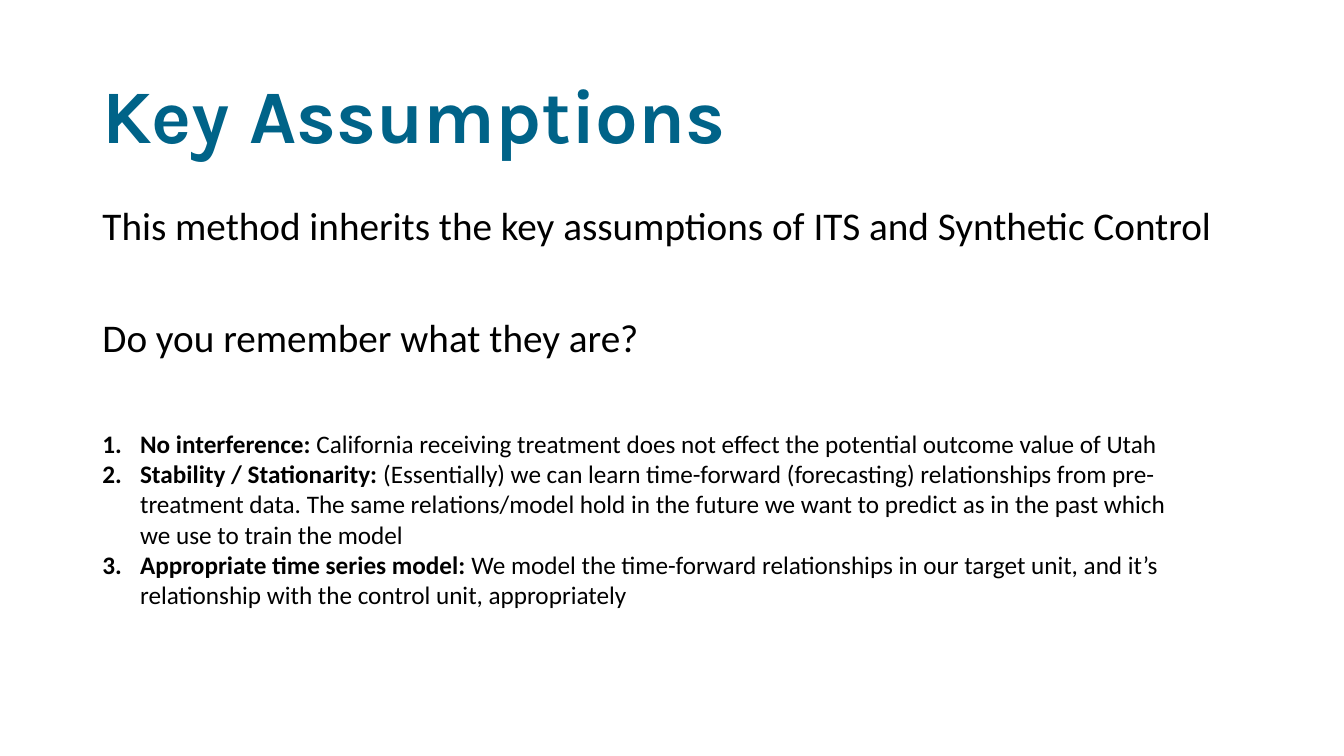
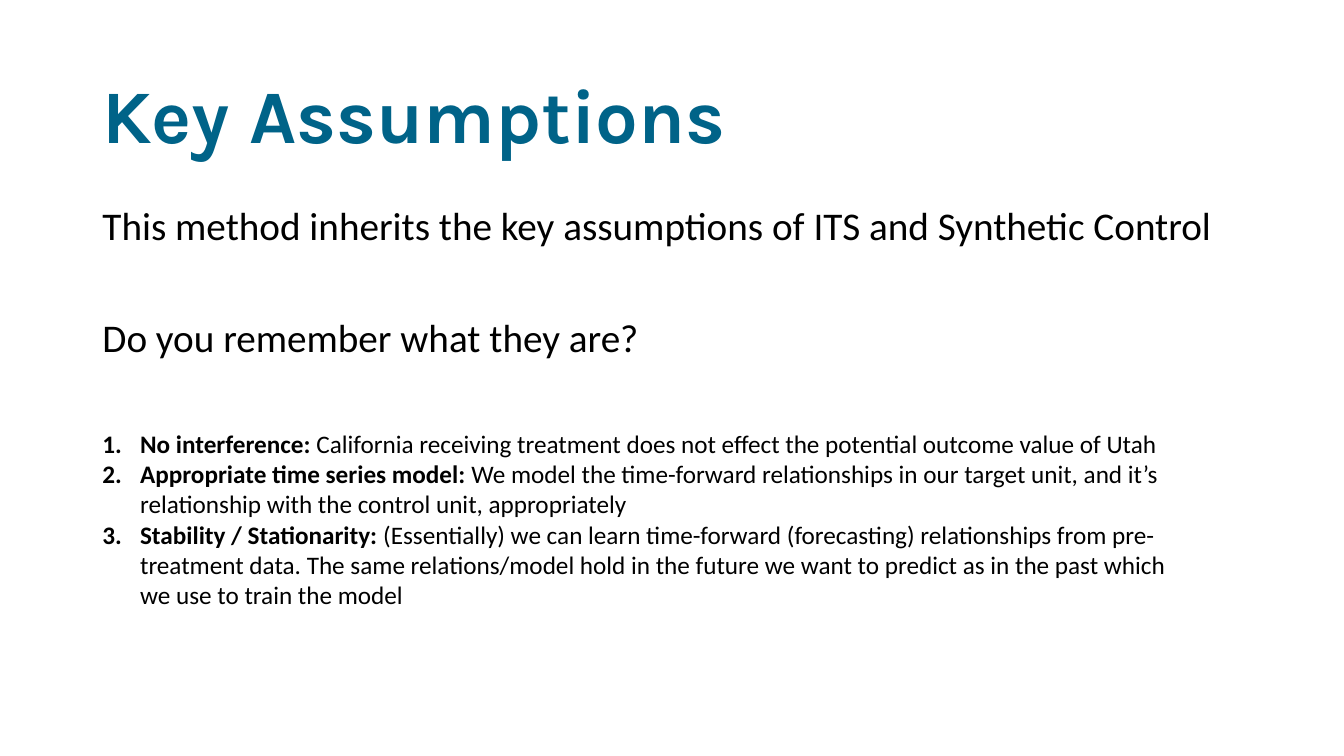
Before and after one commit to sodascience/workshop_causal_impact_assessment, a slide deck: slide 16 of lectures/04_causal_impact/causal_impact.pptx. Drawn at 1344x756 pixels with LibreOffice and Linux fonts; fonts in the diff are those of the drawing. Boxes give left, top, right and bottom in pixels: in the first picture for what was removed or moved away, otherwise in the second. Text is boxed around its words. In the diff, an @@ line names an element or a change of style, - is before the commit and + after.

```diff
--- a/lectures/04_causal_impact/causal_impact.pptx
+++ b/lectures/04_causal_impact/causal_impact.pptx
@@ text at [140,465,1158,517]: paragraph added @@
+2. Appropriate time series model: We model the time-forward relationships in our target unit, and it’s relationship with the control unit, appropriately
@@ text at [140,556,1158,608]: paragraph removed @@
-3. Appropriate time series model: We model the time-forward relationships in our target unit, and it’s relationship with the control unit, appropriately
```
Also in this commit, not shown: 3 other slides changed, 3 slides added, 5 slides removed, 5 other files.
